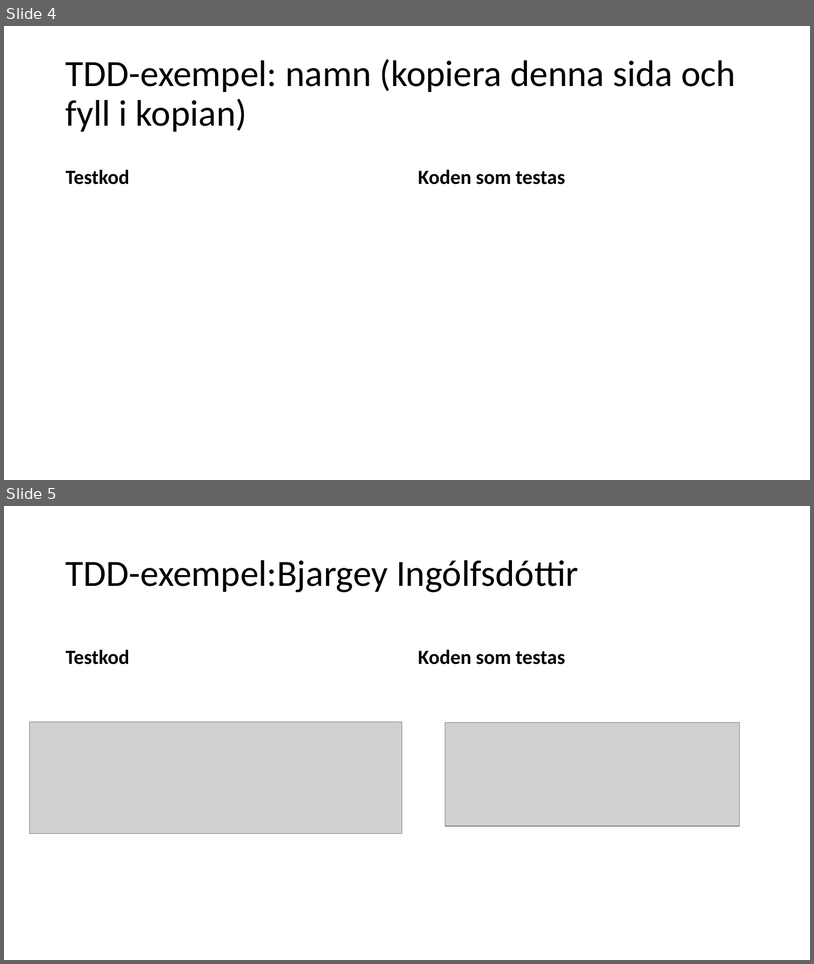
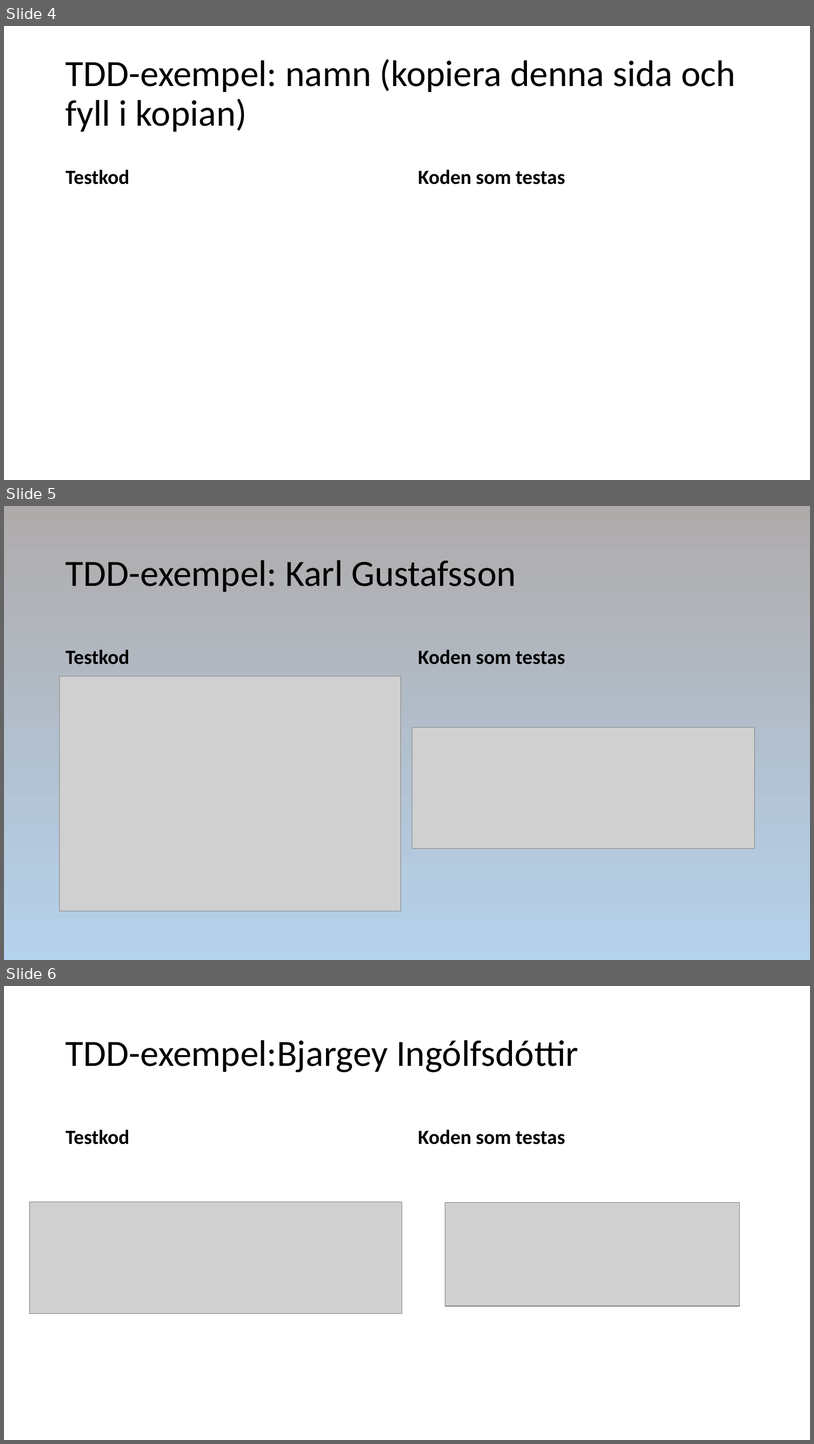
Before and after one commit to knopp10000/Inte_Roligt, a slide deck: slutredovisning.pptx. Shown one above the other, each under a label of ours: slides 4 and 5 before the commit, slides 4, 5 and 6 after it. The pictures are 814x964 and 814x1444 pixels, drawn with LibreOffice and Linux fonts; fonts in the diff are those of the drawing; grey boxes stand for pictures. Boxes give left, top, right and bottom in pixels: in the first picture for what was removed or moved away, otherwise in the second. Text is boxed around its words. In the diff, an @@ line names an element or a change of style, - is before the commit and + after.

```diff
--- a/slutredovisning.pptx
+++ b/slutredovisning.pptx
@@ slide 5 added at bbox=[4, 506, 810, 960], background gradient #AFABAB to #B5D2EC to #CEE1F2 @@
@@ title added at bbox=[66, 560, 516, 592], 44 pt, text #000000 @@
+TDD-exempel: Karl Gustafsson
@@ text added at bbox=[66, 649, 130, 664], 24 pt, text #000000, bold @@
+Testkod
@@ text added at bbox=[418, 649, 565, 664], 24 pt, text #000000, bold @@
+Koden som testas
@@ picture added at bbox=[60, 676, 401, 911] @@
@@ picture added at bbox=[413, 727, 755, 849] @@
@@ what was slide 5 is now slide 6 @@
```
Also in this commit, not shown: 1 slide changed, 4 slides removed.
